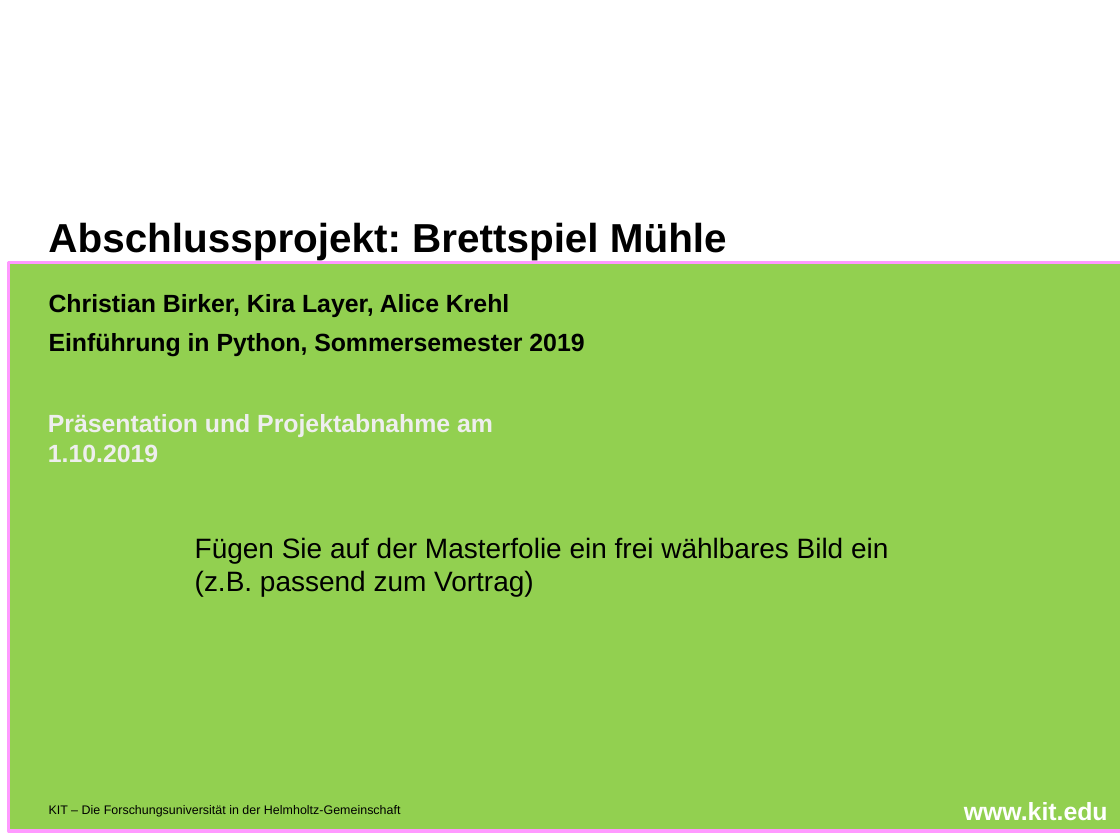
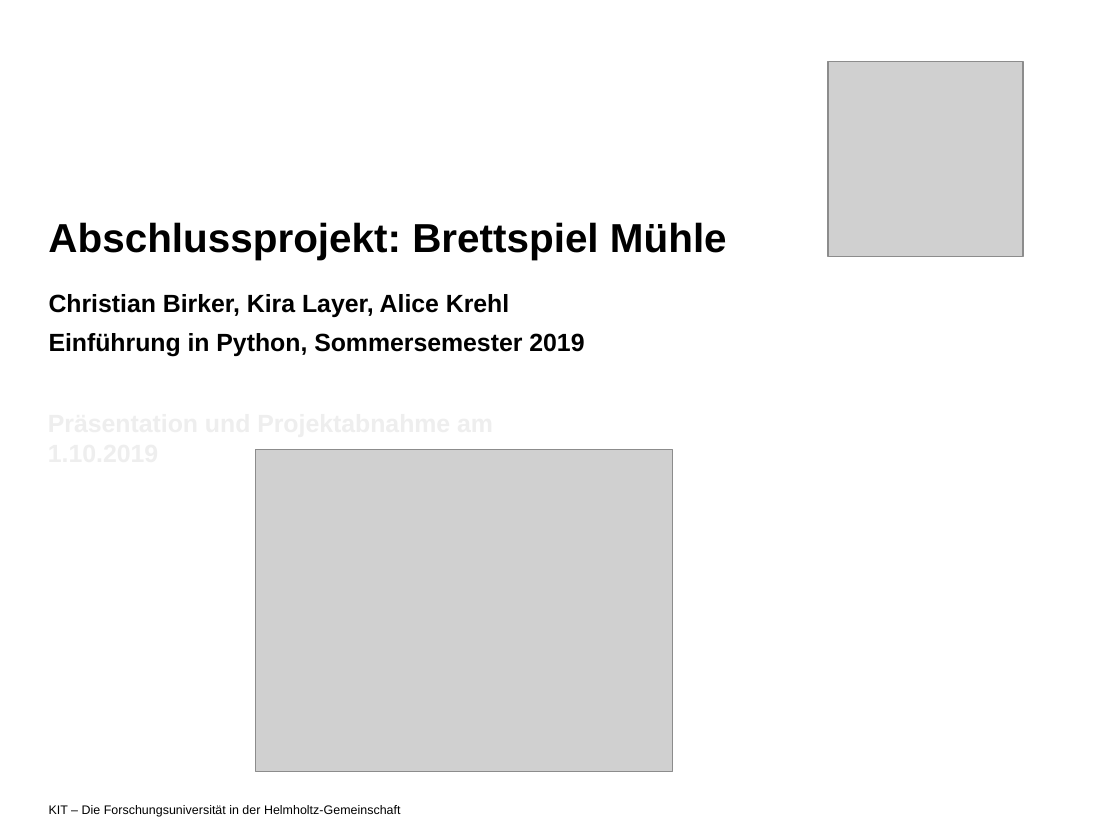
Before and after one commit to alicekre/Python_Muehle, a slide deck: slide 1 of PräsentationPython.pptx. Drawn at 1120x840 pixels with LibreOffice and Linux fonts; fonts in the diff are those of the drawing; grey boxes stand for pictures; background and template pictures are left out. Boxes give left, top, right and bottom in pixels: in the first picture for what was removed or moved away, otherwise in the second. Text is boxed around its words. In the diff, an @@ line names an element or a change of style, - is before the commit and + after.

```diff
--- a/PräsentationPython.pptx
+++ b/PräsentationPython.pptx
@@ picture added at <box>828,62,1023,256</box> @@
@@ rectangle removed at <box>9,262,1120,831</box> @@
@@ picture added at <box>255,450,672,772</box> @@
@@ text removed at <box>195,537,888,596</box> @@
-Fügen Sie auf der Masterfolie ein frei wählbares Bild ein (z.B. passend zum Vortrag)
```
Also in this commit, not shown: 4 other slides changed.
